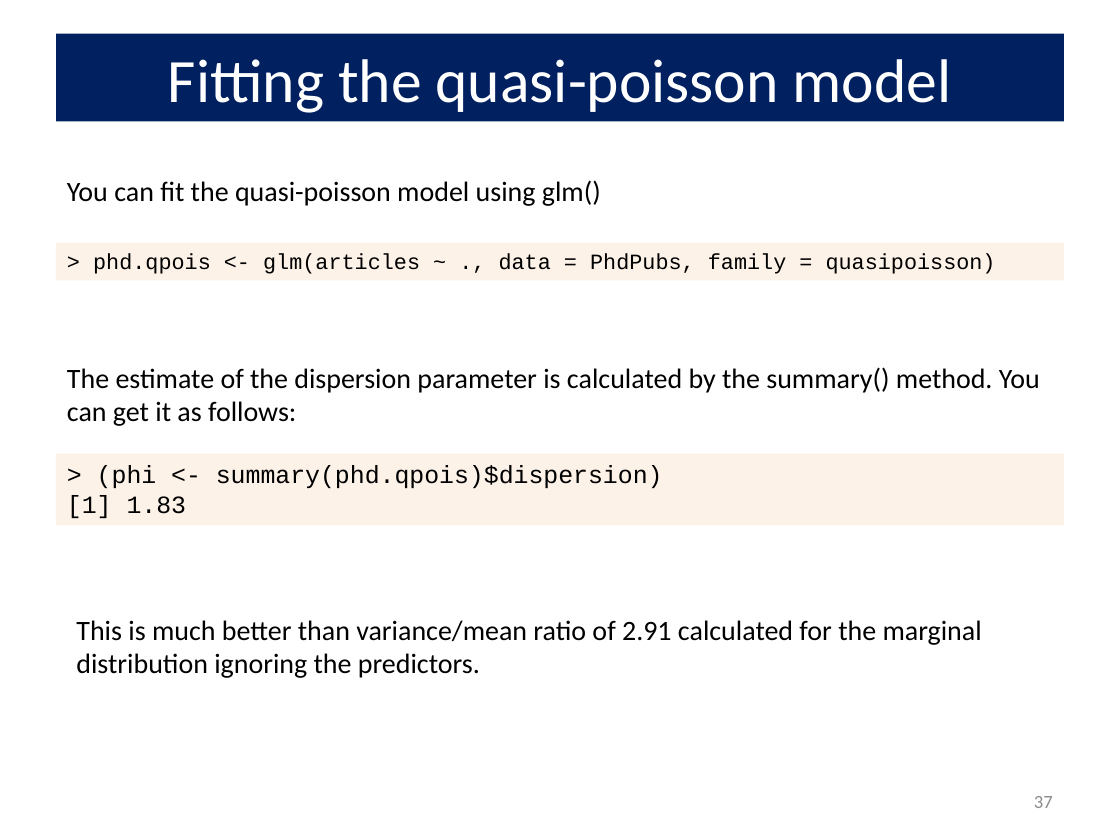
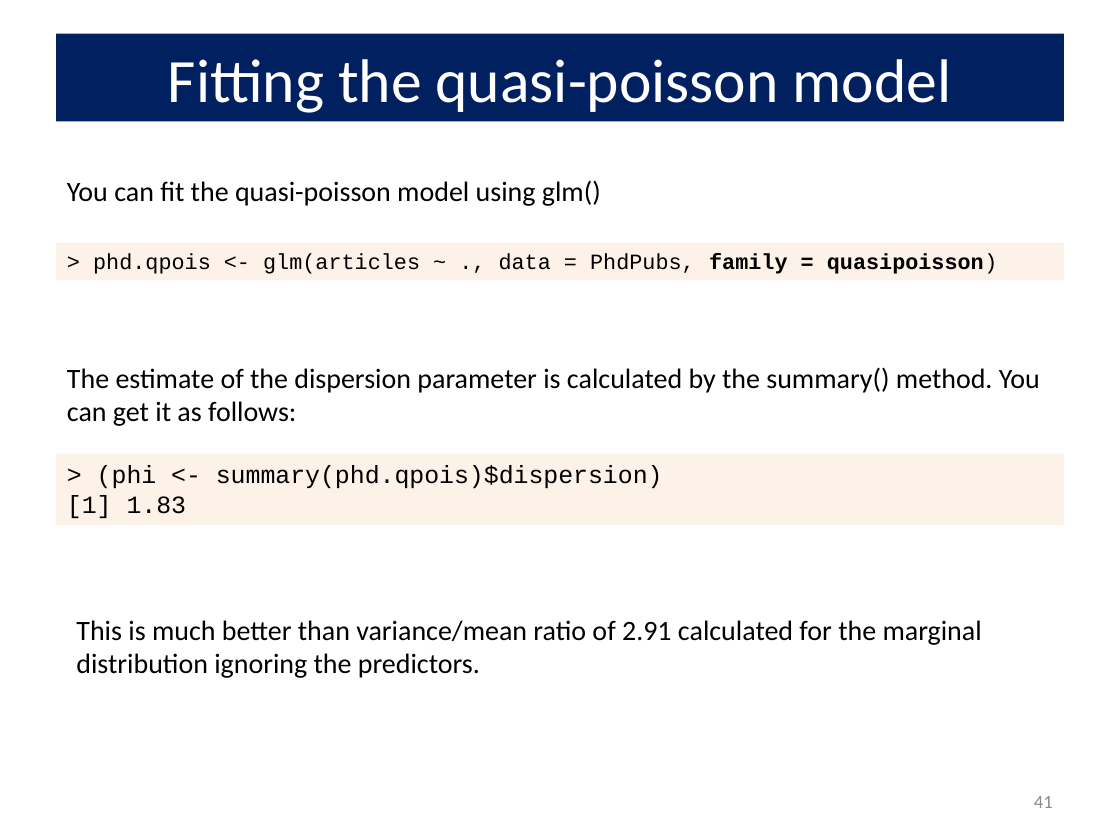
Before and after one commit to friendly/psy6136, a slide deck: slide 41 of lectures/09-CountData.pptx (slide 37 before the commit). Drawn at 1120x840 pixels with LibreOffice and Linux fonts; fonts in the diff are those of the drawing. Boxes give left, top, right and bottom in pixels: in the first picture for what was removed or moved away, otherwise in the second. Text is boxed around its words. In the diff, an @@ line names an element or a change of style, - is before the commit and + after.

```diff
--- a/lectures/09-CountData.pptx
+++ b/lectures/09-CountData.pptx
@@ rectangle "> phd.qpois <- glm(articles ~ ..." at (x1=56, y1=243, x2=1064, y2=281): bold on in "family = quasipoisson)" @@
@@ page number at (x1=1034, y1=796, x2=1053, y2=808): text changed @@
-37
+41
```
Also in this commit, not shown: 11 other slides changed, 5 slides added, 3 other files.
